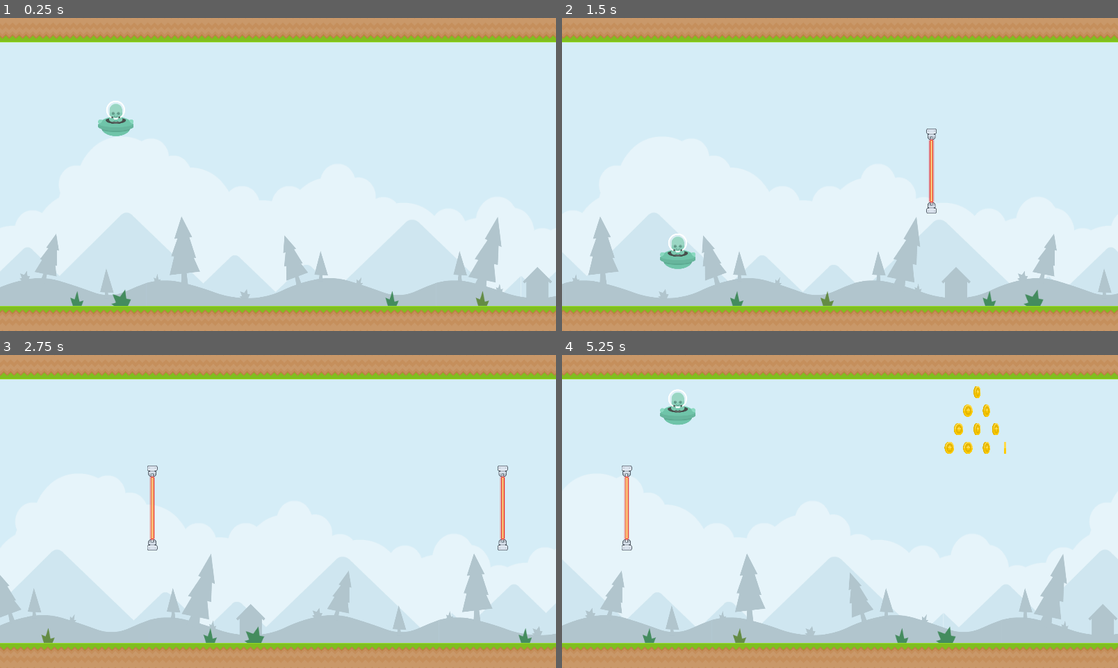
Above: before the commit, frames 1-4 (two rows, left to right).
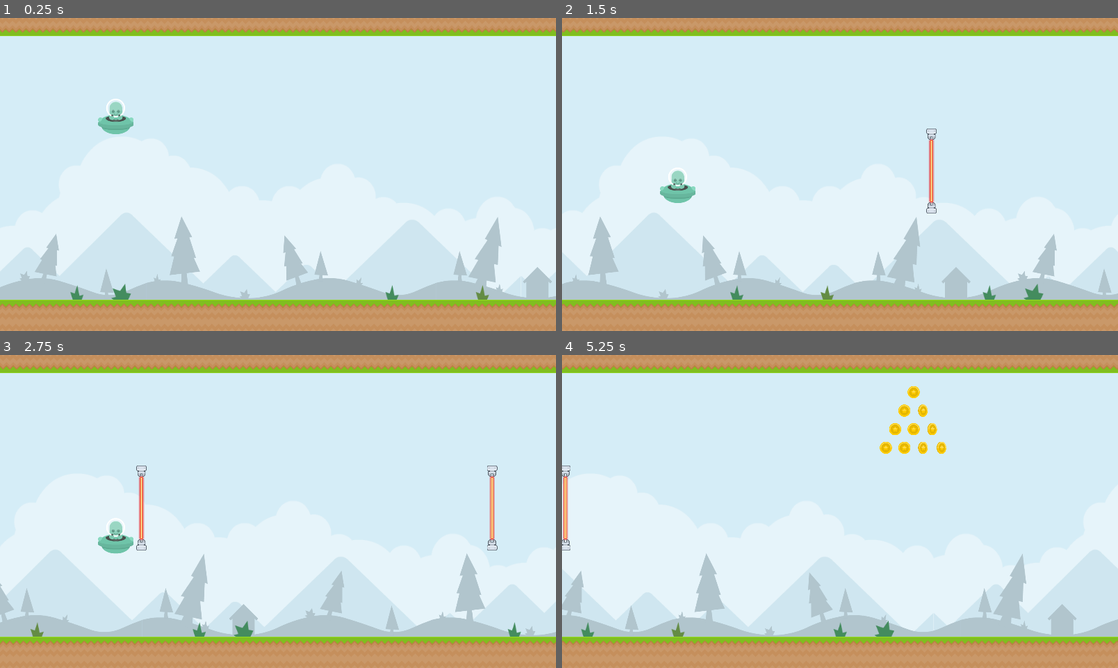
Above: after the commit, the same moments.

Repository: tumatihub/jetpack
Game: Godot game, scene res://levels/sandbox.tscn
Same seed, same stepped clock (60 frames per second), same inputs: the game is played once before the commit and once after it.
Inputs:
- Up to frame 1 (0.25 s): no input
- Up to frame 2 (1.5 s): hold Space (thrust) 0.53-1.28 s
- Up to frame 3 (2.75 s): hold Space (thrust) from 2.03 s (still down)
- Up to frame 4 (5.25 s): release Space (thrust) at 3.53 s

The runs differ from the first frame. In frame 1, 8.7% of the frame differs, in the area x 0-100%, y 3-95%; in frame 2, 9.3%; in frame 3, 13%; in frame 4, 17%.

Commit message:
Death by collision

Diff:
--- a/entities/coin/coin.tscn
+++ b/entities/coin/coin.tscn
@@ -8,6 +8,33 @@
 
 [sub_resource type="CircleShape2D" id="CircleShape2D_26xut"]
 radius = 40.0
+
+[sub_resource type="Animation" id="Animation_dcu74"]
+length = 0.001
+tracks/0/type = "value"
+tracks/0/imported = false
+tracks/0/enabled = true
+tracks/0/path = NodePath("Sprite2D:texture")
+tracks/0/interp = 1
+tracks/0/loop_wrap = true
+tracks/0/keys = {
+"times": PackedFloat32Array(0),
+"transitions": PackedFloat32Array(1),
+"update": 1,
+"values": [ExtResource("1_imqta")]
+}
+tracks/1/type = "value"
+tracks/1/imported = false
+tracks/1/enabled = true
+tracks/1/path = NodePath("Sprite2D:flip_h")
+tracks/1/interp = 1
+tracks/1/loop_wrap = true
+tracks/1/keys = {
+"times": PackedFloat32Array(0),
+"transitions": PackedFloat32Array(1),
+"update": 1,
+"values": [false]
+}
 
 [sub_resource type="Animation" id="Animation_162o3"]
 resource_name = "rotate"
@@ -36,33 +63,6 @@
 "transitions": PackedFloat32Array(1, 1),
 "update": 1,
 "values": [false, true]
-}
-
-[sub_resource type="Animation" id="Animation_dcu74"]
-length = 0.001
-tracks/0/type = "value"
-tracks/0/imported = false
-tracks/0/enabled = true
-tracks/0/path = NodePath("Sprite2D:texture")
-tracks/0/interp = 1
-tracks/0/loop_wrap = true
-tracks/0/keys = {
-"times": PackedFloat32Array(0),
-"transitions": PackedFloat32Array(1),
-"update": 1,
-"values": [ExtResource("1_imqta")]
-}
-tracks/1/type = "value"
-tracks/1/imported = false
-tracks/1/enabled = true
-tracks/1/path = NodePath("Sprite2D:flip_h")
-tracks/1/interp = 1
-tracks/1/loop_wrap = true
-tracks/1/keys = {
-"times": PackedFloat32Array(0),
-"transitions": PackedFloat32Array(1),
-"update": 1,
-"values": [false]
 }
 
 [sub_resource type="AnimationLibrary" id="AnimationLibrary_dn4c5"]
--- a/entities/game_manager/game_manager.gd
+++ b/entities/game_manager/game_manager.gd
@@ -2,13 +2,15 @@
 
 signal speed_raised(speed: float)
 
-@export var _timer: Timer
 @export var _max_speed: float = 1200.0
-
-var _start_speed: float = 600.0
-var _speed_rate: float = 50.0
+@export var _speed_rate: float = 50.0
+@export var _start_speed: float = 600.0
 
 @onready var _current_speed: float = _start_speed
+
+func reset() -> void:
+	_current_speed = _start_speed
+	get_tree().reload_current_scene()
 
 func get_speed() -> float:
 	return _current_speed
--- a/entities/game_manager/game_manager.tscn
+++ b/entities/game_manager/game_manager.tscn
@@ -6,8 +6,8 @@
 script = ExtResource("1_oqrf8")
 _max_speed = 1500.0
 
-[node name="Timer" type="Timer" parent="."]
-wait_time = 5.0
+[node name="RaiseSpeedTimer" type="Timer" parent="."]
+wait_time = 2.0
 autostart = true
 
-[connection signal="timeout" from="Timer" to="." method="_on_timer_timeout"]
+[connection signal="timeout" from="RaiseSpeedTimer" to="." method="_on_timer_timeout"]
--- a/entities/player/player.gd
+++ b/entities/player/player.gd
@@ -3,11 +3,23 @@
 
 @export var _gravity := 980
 @export var _thrust_force: float = 2000
+@export var _bounce_force: float = 500
 
 var _velocity: float
+var _can_move: bool = true
+var _is_dead: bool = false
+var _is_bouncing: bool = false
+var _bounce_time: float = 0.2
+var _bounce_cooldown: float = 0
+
+func _process(delta: float) -> void:
+	if _bounce_cooldown > 0:
+		_bounce_cooldown -= delta
+	else:
+		_is_bouncing = false
 
 func _physics_process(delta: float) -> void:
-	if Input.is_action_pressed("thrust"):
+	if not _is_dead and not _is_bouncing and Input.is_action_pressed("thrust"):
 		_velocity -= _thrust_force * delta
 
 	_velocity += _gravity * delta
@@ -17,3 +29,33 @@
 func _unhandled_input(_event: InputEvent) -> void:
 	if Input.is_action_just_pressed("ui_cancel"):
 		get_tree().quit()
+
+func _die() -> void:
+	if _is_dead:
+		return
+	_is_dead = true
+	_velocity = 0
+	get_tree().create_timer(3).timeout.connect(_on_death_timeout)
+
+func _bounce() -> void:
+	_is_bouncing = true
+	_bounce_cooldown = _bounce_time
+	_velocity = 0
+	var height: float = get_viewport_rect().size.y
+	if global_position.y > height/2:
+		_velocity -= _bounce_force
+	else:
+		_velocity += _bounce_force * 0.3
+
+func _on_death_timeout() -> void:
+	GameManager.reset()
+
+func _on_area_2d_body_entered(body: Node2D) -> void:
+	if _is_dead:
+		return
+	_bounce()
+
+func _on_area_2d_area_entered(area: Area2D) -> void:
+	if area.owner.is_in_group("Obstacle"):
+		print(area.owner.name)
+		_die()
--- a/entities/player/player.tscn
+++ b/entities/player/player.tscn
@@ -3,19 +3,25 @@
 [ext_resource type="Script" path="res://entities/player/player.gd" id="1_kx7yn"]
 [ext_resource type="Texture2D" uid="uid://bbj2uf2wmu2s6" path="res://entities/player/shipGreen_manned.png" id="2_d884w"]
 
-[sub_resource type="CircleShape2D" id="CircleShape2D_6e65m"]
-radius = 58.0775
+[sub_resource type="CapsuleShape2D" id="CapsuleShape2D_olaif"]
+radius = 46.0
+height = 108.0
 
 [node name="Player" type="Node2D"]
 z_index = 100
 script = ExtResource("1_kx7yn")
 
+[node name="Sprite2D" type="Sprite2D" parent="."]
+texture = ExtResource("2_d884w")
+
 [node name="Area2D" type="Area2D" parent="."]
 collision_layer = 2
 collision_mask = 13
+collision_priority = 10.0
+priority = 10
 
 [node name="CollisionShape2D" type="CollisionShape2D" parent="Area2D"]
-shape = SubResource("CircleShape2D_6e65m")
+shape = SubResource("CapsuleShape2D_olaif")
 
-[node name="Sprite2D" type="Sprite2D" parent="."]
-texture = ExtResource("2_d884w")
+[connection signal="area_entered" from="Area2D" to="." method="_on_area_2d_area_entered"]
+[connection signal="body_entered" from="Area2D" to="." method="_on_area_2d_body_entered"]
--- a/levels/bg.tscn
+++ b/levels/bg.tscn
@@ -31,6 +31,9 @@
 tile_size = Vector2i(70, 70)
 sources/0 = SubResource("TileSetAtlasSource_lga71")
 sources/5 = SubResource("TileSetAtlasSource_odirl")
+
+[sub_resource type="RectangleShape2D" id="RectangleShape2D_p6fcq"]
+size = Vector2(1920, 74)
 
 [node name="BG" type="Node2D" node_paths=PackedStringArray("_parallax_bg")]
 script = ExtResource("1_4r72n")
@@ -85,26 +88,39 @@
 motion_mirroring = Vector2(1960, 0)
 
 [node name="Sprite2D" type="Sprite2D" parent="ParallaxBackground/Floor"]
-position = Vector2(144, 968)
+position = Vector2(144, 948)
 scale = Vector2(1.855, 1.855)
 texture = ExtResource("5_w2ems")
 
 [node name="Sprite2D2" type="Sprite2D" parent="ParallaxBackground/Floor"]
-position = Vector2(1016, 968)
+position = Vector2(1016, 948)
 scale = Vector2(1.855, 1.855)
 texture = ExtResource("5_w2ems")
 
 [node name="Sprite2D3" type="Sprite2D" parent="ParallaxBackground/Floor"]
-position = Vector2(1168, 968)
+position = Vector2(1168, 948)
 scale = Vector2(1.855, 1.855)
 texture = ExtResource("6_2c5qo")
 
 [node name="Sprite2D4" type="Sprite2D" parent="ParallaxBackground/Floor"]
-position = Vector2(456, 968)
+position = Vector2(456, 948)
 scale = Vector2(1.855, 1.855)
 texture = ExtResource("7_hnrwi")
 
 [node name="TileMapLayer" type="TileMapLayer" parent="ParallaxBackground/Floor"]
-position = Vector2(0, -56)
+position = Vector2(0, -77)
 tile_map_data = PackedByteArray("AAAAAA8AAAAAAAAAAAABAA8AAAAAAAAAAAACAA8AAAAAAAAAAAADAA8AAAAAAAAAAAAEAA8AAAAAAAAAAAAFAA …(1712 unchanged characters)…
 tile_set = SubResource("TileSet_1qvd7")
+collision_visibility_mode = 1
+
+[node name="StaticBody2D" type="StaticBody2D" parent="."]
+
+[node name="CollisionShape2D" type="CollisionShape2D" parent="StaticBody2D"]
+position = Vector2(960, 27)
+shape = SubResource("RectangleShape2D_p6fcq")
+
+[node name="StaticBody2D2" type="StaticBody2D" parent="."]
+
+[node name="CollisionShape2D" type="CollisionShape2D" parent="StaticBody2D2"]
+position = Vector2(960, 1008)
+shape = SubResource("RectangleShape2D_p6fcq")
--- a/levels/sandbox.tscn
+++ b/levels/sandbox.tscn
@@ -1,11 +1,8 @@
-[gd_scene load_steps=7 format=3 uid="uid://no6gj2dgu5sl"]
+[gd_scene load_steps=4 format=3 uid="uid://no6gj2dgu5sl"]
 
 [ext_resource type="PackedScene" uid="uid://yiojagcmj4p1" path="res://entities/player/player.tscn" id="1_dbpqp"]
 [ext_resource type="PackedScene" uid="uid://cy64667b5qhnj" path="res://levels/bg.tscn" id="1_htlry"]
-[ext_resource type="PackedScene" uid="uid://dgpu724mm3tc4" path="res://obstacles/laser_barrier/laser_barrier.tscn" id="3_6ie7o"]
 [ext_resource type="PackedScene" uid="uid://dbyo4de62tgva" path="res://entities/spawner/spawner.tscn" id="4_kgs0o"]
-[ext_resource type="PackedScene" uid="uid://1g4yt2hv1ew2" path="res://entities/coin/coin.tscn" id="5_xnyda"]
-[ext_resource type="PackedScene" uid="uid://b6i0ejs3tqsuo" path="res://entities/coin/coin_group_large.tscn" id="6_5getd"]
 
 [node name="Sandbox" type="Node2D"]
 
@@ -13,69 +10,7 @@
 
 [node name="Player" parent="." instance=ExtResource("1_dbpqp")]
 position = Vector2(400, 280)
-_gravity = 2000
+_gravity = 1800
 _thrust_force = 4000.0
 
-[node name="LaserBarrier" parent="." instance=ExtResource("3_6ie7o")]
-visible = false
-position = Vector2(1000, 248)
-rotation = 1.57079
-
-[node name="LaserBarrier2" parent="." instance=ExtResource("3_6ie7o")]
-visible = false
-position = Vector2(1440, 800)
-rotation = 1.57079
-
-[node name="LaserBarrier4" parent="." instance=ExtResource("3_6ie7o")]
-visible = false
-position = Vector2(544, 528)
-rotation = 1.57079
-
-[node name="LaserBarrier3" parent="." instance=ExtResource("3_6ie7o")]
-visible = false
-position = Vector2(1768, 352)
-rotation = 0.785397
-_spin = true
-
 [node name="Spawner" parent="." instance=ExtResource("4_kgs0o")]
-
-[node name="CoinGroupLarge" parent="." instance=ExtResource("6_5getd")]
-visible = false
-position = Vector2(2656, 240)
-
-[node name="CoinGroupLarge2" parent="." instance=ExtResource("6_5getd")]
-visible = false
-position = Vector2(2656, 760)
-
-[node name="Coins" type="Node2D" parent="."]
-visible = false
-position = Vector2(2168, 160)
-
-[node name="Coin" parent="Coins" instance=ExtResource("5_xnyda")]
-position = Vector2(-48, 96)
-
-[node name="Coin2" parent="Coins" instance=ExtResource("5_xnyda")]
-position = Vector2(0, 96)
-
-[node name="Coin3" parent="Coins" instance=ExtResource("5_xnyda")]
-position = Vector2(48, 96)
-
-[node name="Coin4" parent="Coins" instance=ExtResource("5_xnyda")]
-position = Vector2(-72, 144)
-
-[node name="Coin5" parent="Coins" instance=ExtResource("5_xnyda")]
-position = Vector2(-24, 144)
-
-[node name="Coin6" parent="Coins" instance=ExtResource("5_xnyda")]
-position = Vector2(24, 144)
-
-[node name="Coin7" parent="Coins" instance=ExtResource("5_xnyda")]
-position = Vector2(72, 144)
-
-[node name="Coin8" parent="Coins" instance=ExtResource("5_xnyda")]
-position = Vector2(-24, 48)
-
-[node name="Coin9" parent="Coins" instance=ExtResource("5_xnyda")]
-position = Vector2(24, 48)
-
-[node name="Coin10" parent="Coins" instance=ExtResource("5_xnyda")]
--- a/obstacles/laser_barrier/laser_barrier.tscn
+++ b/obstacles/laser_barrier/laser_barrier.tscn
@@ -7,7 +7,7 @@
 [sub_resource type="RectangleShape2D" id="RectangleShape2D_84j8n"]
 size = Vector2(288, 20)
 
-[node name="LaserBarrier" type="Node2D"]
+[node name="LaserBarrier" type="Node2D" groups=["Obstacle"]]
 script = ExtResource("1_k5ts2")
 
 [node name="LeftShooter" type="Sprite2D" parent="."]
--- a/project.godot
+++ b/project.godot
@@ -29,6 +29,10 @@
 window/size/window_height_override=648
 window/stretch/mode="canvas_items"
 
+[global_group]
+
+Obstacle=""
+
 [input]
 
 thrust={
Not shown: 1 places in levels/bg.tscn that only renumber resources
